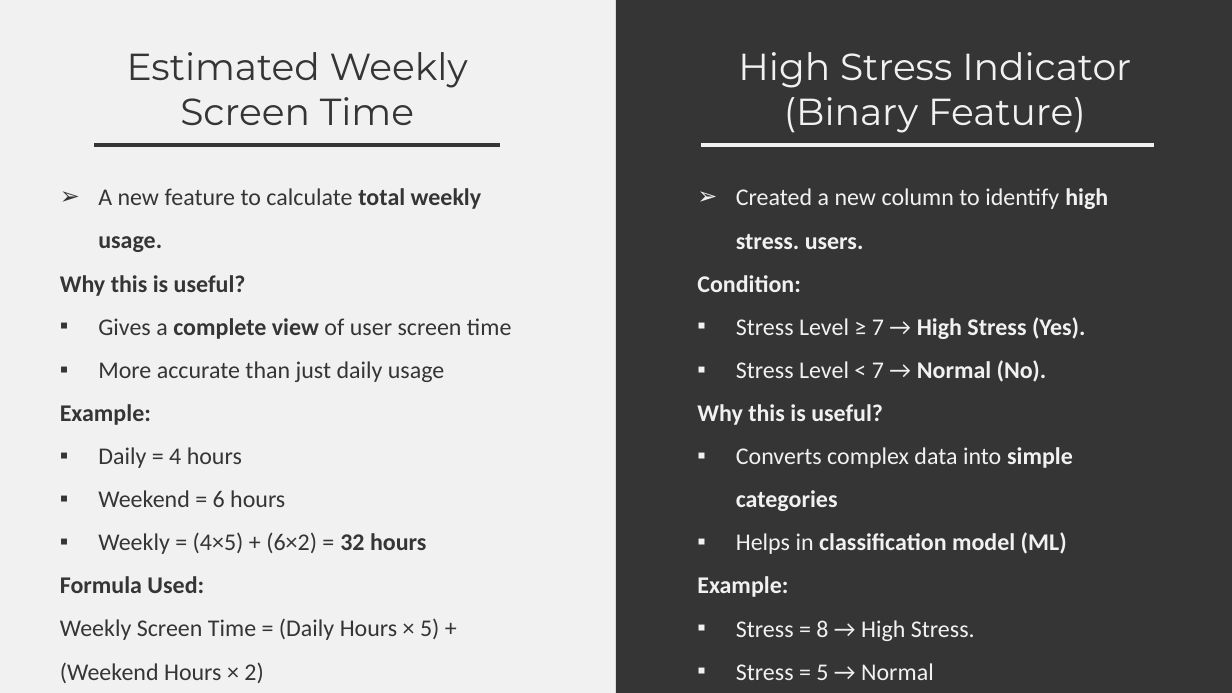
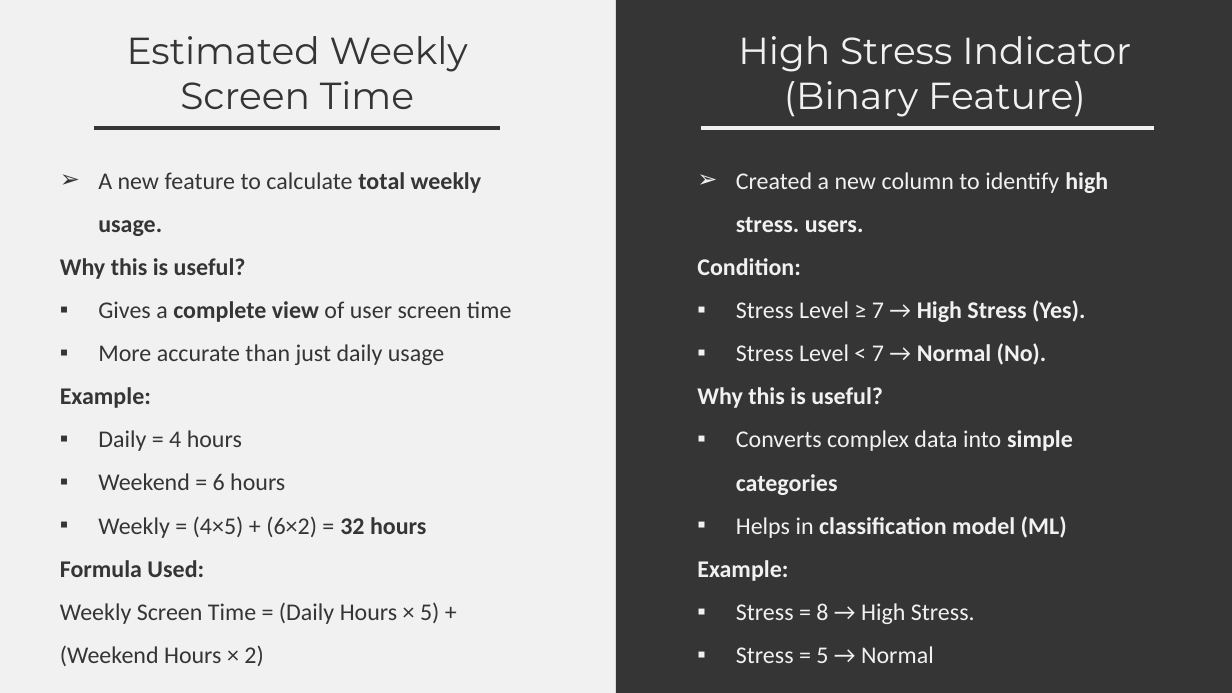
Before and after one commit to Suraj-0228/Python_Project, a slide deck: slide 8 of Report/Social Media PPT.pptx. Drawn at 1232x693 pixels with LibreOffice and Linux fonts; fonts in the diff are those of the drawing. Boxes give left, top, right and bottom in pixels: in the first picture for what was removed or moved away, otherwise in the second. Text is boxed around its words. In the diff, an @@ line names an element or a change of style, - is before the commit and + after.

```diff
--- a/Report/Social Media PPT.pptx
+++ b/Report/Social Media PPT.pptx
@@ 2 subtitles, 2 titles, 2 lines moved together from (x1=60, y1=52, x2=1153, y2=683) to (x1=60, y1=36, x2=1153, y2=666) @@
```
Also in this commit, not shown: 7 other slides changed, 1 other file.
